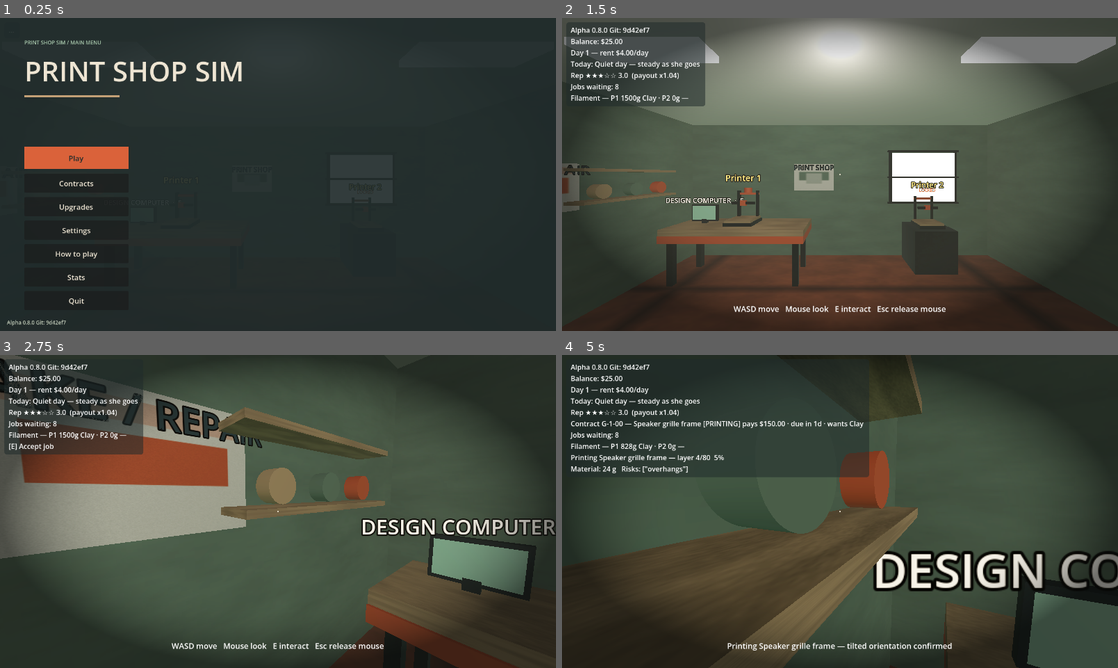
Above: before the commit, frames 1-4 (two rows, left to right).
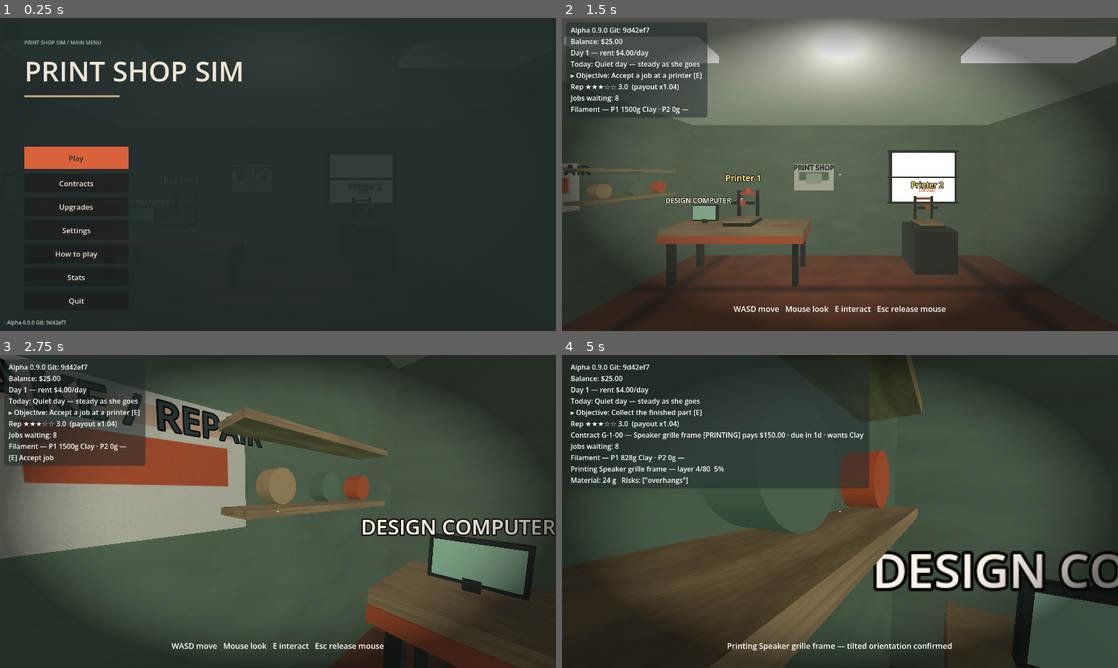
Above: after the commit, the same moments.

Repository: jiracipika/printshop-sim
Game: Godot game, scene res://scenes/Main.tscn
Two runs of this game, one before a commit and one after it. Both use one fixed random seed, a clock stepped at 60 frames per second and the inputs below.
Inputs (mouse positions are in pixels of both pictures, inside the frame that each line leads up to):
- Up to frame 1 (0.25 s): no input
- Up to frame 2 (1.5 s): click "Play" at 0.5 s; tap Enter at 1.25 s; move the mouse to (962, 158) at 1.27 s; hold D (move_right) from 1.28 s (still down); tap E (interact) at 1.35 s; click (962, 158) at 1.42 s
- Up to frame 3 (2.75 s): tap Space at 2 s; move the mouse to (250, 511) at 2.02 s; release D (move_right) at 2.03 s; hold W (move_forward) from 2.03 s (still down); tap E (interact) at 2.1 s
- Up to frame 4 (5 s): keep holding W (move_forward); move the mouse to (851, 505) at 2.77 s; tap 1 at 2.85 s; tap E (interact) at 3.05, 3.8, 4.55 s; tap Enter at 3.5 s; move the mouse to (834, 517) at 3.52 s; tap 2 at 3.6 s; click (834, 517) at 3.67 s; tap Space at 4.25 s; move the mouse to (878, 514) at 4.27 s; tap 3 at 4.35 s

The runs differ from the first frame. In frame 1, less than 0.1% of the frame differs, in the area x 4-6%, y 96-98%; in frame 2, 1.2%; in frame 3, 1.8%; in frame 4, 3.0%, in the area x 1-56%, y 3-43%.

Commit message:
feat: guided first-run objectives + reset shop (v0.9.0)
- Seven-step onboarding chain (accept, print, collect, deliver, load a spool,
  print a prototype, 4-star reputation) tracked from the real loop event
  points, shown as an HUD objective line, persisted, retired when complete.
- Settings: two-press 'Reset shop (new game)' (arm, confirm, wipe + reload;
  disarmed by leaving settings).
- Play-flow fix from the guide tests: collecting a part (contract or
  prototype) frees the printer immediately (reset to IDLE), and pack grading
  reads a grade_snapshot captured at collect time instead of live sim fields.
- New guide_test.gd (21 checks); all 24 suites green, 973 checks.

Diff:
--- a/scripts/Main.gd
+++ b/scripts/Main.gd
@@ -38,6 +38,21 @@
 ## Today's shop event (v0.7.0) — deterministic per day, refreshed on rollover.
 var today_event: Dictionary = Events.QUIET.duplicate(true)
 var _crate_label: Label3D
+## First-run objectives (v0.9.0): order-agnostic completion flags; the HUD
+## shows the first unfinished step until everything is done (persisted).
+var guide_flags := {"accepted": false, "printed": false, "collected": false,
+	"delivered": false, "loaded": false, "prototype": false, "stars": false}
+var guide_done := false
+
+const GUIDE_TEXT := {
+	"accepted": "Accept a job at a printer [E]",
+	"printed": "Confirm an orientation to start the print [E]",
+	"collected": "Collect the finished part [E]",
+	"delivered": "Deliver it at the packing table [E]",
+	"loaded": "Low on filament? Buy a spool at the crate and load it [E]",
+	"prototype": "Print a prototype at the design computer",
+	"stars": "Grow the shop to a 4-star reputation",
+}
 
 ## --- machines (v0.3.0): true parallel printing -------------------------------
 ## One entry per printer: {idx, sim, contract, day, orient, orient_pending,
@@ -281,6 +296,19 @@
 	_apply_quality()
 	_refresh_event()
 
+## Reset the shop: clear the save and reload. Two-press confirm lives in the
+## Settings button (MainMenu feeds this).
+var _reset_armed := false
+
+func request_reset_shop() -> void:
+	if not _reset_armed:
+		_reset_armed = true
+		main_menu.arm_reset_button()
+		_set_prompt("This wipes balance, upgrades and progress — press again to confirm")
+		return
+	BrowserSave.clear()
+	get_tree().reload_current_scene()
+
 ## Quality settings (v0.4.0): directional shadows can be turned off for weak
 ## devices; persists in the save like the rest of the settings.
 func _apply_quality() -> void:
@@ -337,6 +365,12 @@
 			var col = payload.spool_colors[i]
 			if col is String and (col == "" or col in Contract.VALID_COLORS):
 				machines[i]["color"] = col
+	if payload.has("guide_flags") and typeof(payload.guide_flags) == TYPE_DICTIONARY:
+		for key in guide_flags.keys():
+			if payload.guide_flags.has(key):
+				guide_flags[key] = bool(payload.guide_flags[key])
+	if payload.has("guide_done"):
+		guide_done = bool(payload.guide_done)
 
 func apply_setting(key: String, value, persist := true) -> void:
 	settings[key] = value
@@ -360,6 +394,8 @@
 			"stats": stats,
 			"filament": [int(_machine(0).get("filament_g")), int(_machine(1).get("filament_g"))],
 			"spool_colors": [str(_machine(0).get("color")), str(_machine(1).get("color"))],
+			"guide_flags": guide_flags.duplicate(),
+			"guide_done": guide_done,
 		})
 	var ok: bool = load("res://scripts/BrowserSave.gd").save_payload(payload)
 	save_status_line = "%s at %s" % ["saved ok" if ok else "save FAILED",
@@ -559,6 +595,28 @@
 	job_board.add_to_group("job_board")
 	add_child(job_board)
 	_apply_daylight()
+
+## Mark one onboarding objective done; guide_done flips when all are.
+func _guide(flag: String) -> void:
+	if guide_done or guide_flags.get(flag, true):
+		return
+	guide_flags[flag] = true
+	if flag == "stars" or (_guide_all_done()):
+		guide_done = true
+		_save_game()
+
+func _guide_all_done() -> bool:
+	for done in guide_flags.values():
+		if not bool(done):
+			return false
+	return true
+
+func _guide_current() -> String:
+	for key in ["accepted", "printed", "collected", "delivered", "loaded",
+			"prototype", "stars"]:
+		if not bool(guide_flags.get(key, false)):
+			return str(GUIDE_TEXT.get(key, ""))
+	return ""
 
 ## Recompute today's event and anything that displays it (crate price tag).
 func _refresh_event() -> void:
@@ -1183,6 +1241,8 @@
 		main_menu.show_settings(settings))
 	main_menu.settings_changed.connect(_on_menu_setting)
 	main_menu.stats_pressed.connect(_on_menu_stats)
+	main_menu.reset_requested.connect(request_reset_shop)
+	main_menu.reset_disarmed.connect(func() -> void: _reset_armed = false)
 	main_menu.open_menu()
 	design_studio = load("res://scripts/DesignStudio.gd").new()
 	design_studio.close_requested.connect(_close_design_studio)
@@ -1486,6 +1546,7 @@
 	held = null
 	m["filament_g"] = int(m.get("filament_g")) + SPOOL_G
 	m["color"] = loaded_color
+	_guide("loaded")
 	sfx.play("place")
 	_set_prompt("Printer %d loaded — %dg of %s filament" % [idx + 1, int(m.get("filament_g")), loaded_color])
 
@@ -1604,6 +1665,20 @@
 	part.global_position = origin + Vector3(0, 0.28, 0)
 	_attach_to_hand(part)
 	m["part"] = part
+	# Snapshot the finished print for grading, then ready the printer (the
+	# bed is empty again; the part carries the result to the packing table).
+	m["grade_snapshot"] = {
+		"final_layer": sim.layers_done,
+		"total_layers": sim.layers_total,
+		"risks": {
+			"support_need": sim.support_need,
+			"adhesion_risk": sim.adhesion_risk,
+			"stability_risk": sim.stability_risk,
+		},
+	}
+	if sim.state == PrintSim.State.DONE_OK:
+		sim.reset()
+	_guide("collected")
 	sfx.play("grab")
 	_set_prompt("%s printed — take it to the packing table" % c.model_name)
 	return true
@@ -1680,15 +1755,11 @@
 	var c: Contract = m.get("contract")
 	if c == null or c.state != Contract.State.INSPECTION:
 		return false
-	var s: PrintSim = m.get("sim")
+	var snap: Dictionary = m.get("grade_snapshot", {})
 	var result := packing_station.try_pack(c, {
-		"final_layer": s.layers_done,
-		"total_layers": s.layers_total,
-		"risks": {
-			"support_need": s.support_need,
-			"adhesion_risk": s.adhesion_risk,
-			"stability_risk": s.stability_risk,
-		},
+		"final_layer": int(snap.get("final_layer", 0)),
+		"total_layers": int(snap.get("total_layers", 0)),
+		"risks": snap.get("risks", {}),
 	})
 	if not result.get("packed", false):
 		if result.get("grade", "") == "F":
@@ -1723,6 +1794,9 @@
 		_rep_event(0.2)
 	stats.delivered += 1
 	stats.earned_cents += payout
+	_guide("delivered")
+	if reputation >= 4.0:
+		_guide("stars")
 	_save_game()
 	sfx.play("cash")
 	if late:
@@ -1866,6 +1940,7 @@
 	m["orient_pending"] = false
 	var s: PrintSim = m.get("sim")
 	s.start_job(c.id, c.model_name, c.layers)
+	_guide("printed")
 	sfx.play("beep")
 	_set_prompt("Printing %s — %s orientation confirmed" % [c.model_name, _orientation_name_for(idx)])
 
@@ -1923,6 +1998,7 @@
 		return
 	m["contract"] = job
 	m["day"] = day_cycle.day
+	_guide("accepted")
 	m["orient"] = 0
 	m["orient_pending"] = false
 	sfx.play("click")
@@ -2171,6 +2247,7 @@
 	sim.speed_multiplier = speed
 	var layers := clampi(ceili(float(d.height_mm) / float(d.layer_mm)), 20, 800)
 	sim.start_job("PROTO-%d" % Time.get_ticks_msec(), d.name, layers)
+	_guide("prototype")
 	_save_game()
 	design_studio.show_feedback("Prototype started on Printer %d. It is paid from your filament balance." % (idx + 1))
 	_close_design_studio()
@@ -2187,6 +2264,8 @@
 		lines.append("Balance: $%s" % _cents_str(ledger.balance()))
 	lines.append("Day %d — rent $%s/day" % [day_cycle.day, _cents_str(RENT_CENTS)])
 	lines.append("Today: %s" % today_event.name)
+	if not guide_done:
+		lines.append("▸ Objective: %s" % _guide_current())
 	if rent_debt_cents > 0:
 		lines.append("Unpaid rent: $%s" % _cents_str(rent_debt_cents))
 	var stars := ""
--- a/scripts/MainMenu.gd
+++ b/scripts/MainMenu.gd
@@ -19,6 +19,8 @@
 signal upgrade_buy_pressed(id: String)
 signal settings_pressed
 signal stats_pressed
+signal reset_requested
+signal reset_disarmed
 signal settings_changed(key: String, value)
 
 ## Test-only: simulate a web export (hides Quit exactly like the real gate).
@@ -59,6 +61,7 @@
 
 func open_menu() -> void:
 	visible = true
+	disarm_reset_button()
 	for panel in [_contracts_panel, _upgrades_panel, _settings_panel, _howto_panel, _stats_panel]:
 		if panel != null:
 			panel.visible = false
@@ -529,6 +532,14 @@
 			settings_changed.emit("shadows", on))
 	sv.add_child(shadows)
 
+	var reset := Button.new()
+	reset.name = "ResetButton"
+	reset.text = "Reset shop (new game)"
+	reset.add_theme_color_override("font_color", COLOR_TERRA)
+	reset.add_theme_font_size_override("font_size", 15)
+	reset.pressed.connect(func() -> void: reset_requested.emit())
+	sv.add_child(reset)
+
 	sv.add_child(_make_back_button(func() -> void:
 		_settings_panel.visible = false
 		_settings_open = false
@@ -560,6 +571,18 @@
 static func slider_name_to_key(slider_name: String) -> String:
 	return "mouse_sens_scale" if slider_name == "SensSlider" else "sfx_volume"
 
+## Second-press confirm state for the reset button.
+func arm_reset_button() -> void:
+	var reset: Button = _settings_panel.get_node("Sheet/SheetBox/ResetButton")
+	reset.text = "Really reset? Press again"
+
+## Leaving settings (or any re-show) cancels the armed reset.
+func disarm_reset_button() -> void:
+	var reset: Button = _settings_panel.get_node_or_null("Sheet/SheetBox/ResetButton")
+	if reset != null:
+		reset.text = "Reset shop (new game)"
+	reset_disarmed.emit()
+
 ## Push current settings into the sliders without re-emitting signals.
 func show_settings(current: Dictionary) -> void:
 	_settings_applying = true
@@ -729,6 +752,7 @@
 	return back
 
 func _show_panel(panel: Control) -> void:
+	disarm_reset_button()
 	for p in [_contracts_panel, _upgrades_panel, _settings_panel, _howto_panel, _stats_panel]:
 		if p != null:
 			p.visible = p == panel
--- a/scripts/SaveSystem.gd
+++ b/scripts/SaveSystem.gd
@@ -20,6 +20,7 @@
 ##     "stats": Dictionary of non-negative int counters (optional),
 ##     "filament": Array[int] grams per machine (optional),
 ##     "spool_colors": Array[String] per machine (optional),
+##     "guide_done"/"guide_flags": onboarding progress (optional),
 ##   }
 ##
 ## Optional keys are additive: payloads without them stay valid (older saves
@@ -97,6 +98,8 @@
 		return {}
 	if not _spool_colors_valid(p):
 		return {}
+	if not _guide_valid(p):
+		return {}
 
 	var out: Dictionary = p.duplicate(true)
 	out["version"] = int(p["version"])
@@ -180,6 +183,19 @@
 	return true
 
 
+## Optional guide keys: "guide_done" bool, "guide_flags" dict of bools.
+static func _guide_valid(p: Dictionary) -> bool:
+	if p.has("guide_done") and not (p["guide_done"] is bool):
+		return false
+	if p.has("guide_flags"):
+		if typeof(p["guide_flags"]) != TYPE_DICTIONARY:
+			return false
+		for v in p["guide_flags"].values():
+			if not (v is bool):
+				return false
+	return true
+
+
 ## Optional "spool_colors" key: array of known color names (or "").
 static func _spool_colors_valid(p: Dictionary) -> bool:
 	if not p.has("spool_colors"):
--- a/scripts/Version.gd
+++ b/scripts/Version.gd
@@ -2,7 +2,7 @@
 
 # Autoload: build/version identification so we always know what's deployed.
 
-const VERSION := "0.8.0"
+const VERSION := "0.9.0"
 const GIT_SHA := "9d42ef7"  # stamped by tools/build_web.sh at export time
 
 func label() -> String:
--- a/tests/color_test.gd
+++ b/tests/color_test.gd
@@ -144,9 +144,9 @@
 			s0.tick(1.0)
 		main._try_interact()  # collect
 		main._player.global_position = Vector3(2.0, 0.3, 0.9)
-		var grade := QualityCheck.grade(c, s0.layers_done, s0.layers_total,
-			{"support_need": s0.support_need, "adhesion_risk": s0.adhesion_risk,
-			"stability_risk": s0.stability_risk})
+		var snap: Dictionary = main._machine(0).get("grade_snapshot", {})
+		var grade := QualityCheck.grade(c, int(snap.get("final_layer", 0)),
+			int(snap.get("total_layers", 0)), snap.get("risks", {}))
 		var eff: String = main._cap_grade_for_color(grade, c, main._machine(0))
 		var expected: int = roundi(roundi(roundi(c.payout_cents
 			* QualityCheck.quality_multiplier(eff)) * main.reputation_multiplier())
--- a/tests/day_test.gd
+++ b/tests/day_test.gd
@@ -132,11 +132,9 @@
 	var bal0: int = ledger.balance()
 	var rep0: float = main.reputation_multiplier()  # pack bumps rep after paying
 	main._try_pack_held()
-	var grade: String = QualityCheck.grade(c, main.sim.layers_done, main.sim.layers_total, {
-		"support_need": main.sim.support_need,
-		"adhesion_risk": main.sim.adhesion_risk,
-		"stability_risk": main.sim.stability_risk,
-	})
+	var snap: Dictionary = main._machine(0).get("grade_snapshot", {})
+	var grade: String = QualityCheck.grade(c, int(snap.get("final_layer", 0)),
+		int(snap.get("total_layers", 0)), snap.get("risks", {}))
 	var full: int = roundi(roundi(c.payout_cents
 		* QualityCheck.quality_multiplier(main._cap_grade_for_color(grade, c, main._machine(0)))) * rep0)
 	_ok(ledger.balance() == bal0 + full, "on-time delivery pays rep-scaled grade payout")
@@ -156,9 +154,9 @@
 		main.sim.tick(1.0)
 	main._try_interact()
 	_ok(main._is_late() and not main._is_cancelled(), "deadline+1 is late but not cancelled")
-	var grade2: String = QualityCheck.grade(c2, main.sim.layers_done, main.sim.layers_total,
-		{"support_need": main.sim.support_need, "adhesion_risk": main.sim.adhesion_risk,
-		"stability_risk": main.sim.stability_risk})
+	var snap2: Dictionary = main._machine(0).get("grade_snapshot", {})
+	var grade2: String = QualityCheck.grade(c2, int(snap2.get("final_layer", 0)),
+		int(snap2.get("total_layers", 0)), snap2.get("risks", {}))
 	var bal1: int = ledger.balance()
 	var rep1: float = main.reputation_multiplier()
 	main._try_pack_held()
--- a/tests/economy_test.gd
+++ b/tests/economy_test.gd
@@ -147,12 +147,10 @@
 		"contract stays INSPECTION while the part is carried")
 	_ok(not ledger.has_paid(contract.id), "no payout on collect alone")
 	_ok(main._try_pack_held(), "packing table packs the carried part")
-	var grade_expected: String = QualityCheck.grade(contract, main.sim.layers_done,
-		main.sim.layers_total, {
-			"support_need": main.sim.support_need,
-			"adhesion_risk": main.sim.adhesion_risk,
-			"stability_risk": main.sim.stability_risk,
-		})
+	var snap: Dictionary = main._machine(0).get("grade_snapshot", {})
+	var grade_expected: String = QualityCheck.grade(contract,
+		int(snap.get("final_layer", 0)), int(snap.get("total_layers", 0)),
+		snap.get("risks", {}))
 	# Final payout: grade scale first, then reputation (rep 3.0 -> x1.04),
 	# matching Main's rounding order exactly.
 	var eff_grade: String = main._cap_grade_for_color(grade_expected, contract, main._machine(0))
--- /dev/null
+++ b/tests/guide_test.gd
@@ -0,0 +1,159 @@
+extends SceneTree
+
+## v0.9.0 — guided first-run objectives + reset shop. Run:
+##   timeout 90 godot --headless --path . -s tests/guide_test.gd
+
+var checks := 0
+var failures := 0
+
+
+func _ok(cond: bool, label: String) -> void:
+	checks += 1
+	if cond:
+		print("ok %d: %s" % [checks, label])
+	else:
+		failures += 1
+		printerr("FAIL %d: %s" % [checks, label])
+
+
+func _init() -> void:
+	root.ready.connect(_run)
+
+
+func _run() -> void:
+	BrowserSave.clear()
+	await _test_guide_chain()
+	await _test_reset()
+	_finish(1 if failures > 0 else 0)
+
+
+func _test_guide_chain() -> void:
+	var packed: PackedScene = load("res://scenes/Main.tscn")
+	var main = packed.instantiate()
+	root.add_child(main)
+	await physics_frame
+	await physics_frame
+	var ledger: Ledger = main.ledger
+	ledger.credit(30000, "test funds")
+	main.paused = false
+	main.captured = true
+	main.touch_controls.force_enabled = true
+	main.touch_controls.set_motion_enabled(true)
+
+	# Boot: nothing done, HUD shows the first objective.
+	main._update_hud()
+	_ok("▸ Objective: Accept a job at a printer" in main._status.text,
+		"first objective shows at boot")
+
+	# Real loop walk-through advances the chain.
+	main._player.global_position = Vector3(-1.8, 0.3, -1.0)
+	main._try_interact()
+	_ok(bool(main.guide_flags.accepted), "accepting marks the accept objective")
+	main._update_hud()
+	_ok("Confirm an orientation" in main._status.text, "HUD advances to the print objective")
+
+	for i in range(3):
+		main._machine(0)["orient"] = (int(main._machine(0)["orient"]) + 1) % 3
+		main._machine(0)["orient_pending"] = true
+	main._prep_on(0)
+	_ok(bool(main.guide_flags.printed), "confirming marks the print objective")
+	var s0: PrintSim = main._machine(0).get("sim")
+	while s0.is_running():
+		s0.tick(1.0)
+	main._try_interact()  # collect
+	_ok(bool(main.guide_flags.collected), "collecting marks the collect objective")
+	main._player.global_position = Vector3(2.0, 0.3, 0.9)
+	main._try_interact()  # deliver
+	_ok(bool(main.guide_flags.delivered), "delivering marks the deliver objective")
+
+	# Spool load + prototype objectives.
+	main._machine(0)["color"] = "Clay"
+	var spool: Grabbable = main._make_crate_spool("Clay")
+	main.add_child(spool)
+	spool.global_position = main._player.global_position + Vector3(0, 1.2, 0)
+	main._attach_to_hand(spool)
+	main._player.global_position = Vector3(-1.8, 0.3, -1.0)
+	main._try_interact()  # load
+	_ok(bool(main.guide_flags.loaded), "loading marks the spool objective")
+
+	main._machine(0)["filament_g"] = 5000
+	var design: Dictionary = DesignStudio.defaults()
+	var grams: int = DesignStudio.estimate_grams(DesignStudio.normalize(design))
+	main._on_design_test_print(design)
+	_ok(bool(main.guide_flags.prototype), "prototype marks the design objective")
+
+	# Stars objective completes the guide and persists.
+	main.reputation = 4.2
+	main._guide("stars")
+	_ok(main.guide_done, "all objectives done retires the guide")
+	main._save_game()
+	var payload: Dictionary = BrowserSave.load_payload()
+	_ok(bool(payload.guide_done), "guide completion persists")
+	_ok(not SaveSystem.validate(payload).is_empty(), "payload with guide keys validates")
+	var bad: Dictionary = payload.duplicate(true)
+	bad.guide_done = "yes"
+	_ok(SaveSystem.validate(bad).is_empty(), "non-bool guide_done rejects the payload")
+
+	var main2 = packed.instantiate()
+	root.add_child(main2)
+	await physics_frame
+	await physics_frame
+	_ok(main2.guide_done, "fresh Main restores the retired guide")
+	main2._update_hud()
+	_ok("▸ Objective" not in main2._status.text, "no objective line after the guide retires")
+	main2.queue_free()
+	await physics_frame
+
+	# A fresh shop without a save shows the guide again.
+	BrowserSave.clear()
+	var main3 = packed.instantiate()
+	root.add_child(main3)
+	await physics_frame
+	await physics_frame
+	_ok(not main3.guide_done and not bool(main3.guide_flags.accepted),
+		"new game starts with the guide active")
+	main3.queue_free()
+	await physics_frame
+	main.queue_free()
+	await physics_frame
+	BrowserSave.clear()
+
+
+func _test_reset() -> void:
+	var packed: PackedScene = load("res://scenes/Main.tscn")
+	var main = packed.instantiate()
+	root.add_child(main)
+	await physics_frame
+	await physics_frame
+	var ledger: Ledger = main.ledger
+
+	# Build some state, save it.
+	ledger.credit(5000, "test funds")
+	main._save_game()
+	_ok(not BrowserSave.load_payload().is_empty(), "save exists before reset")
+
+	# Two-press confirm: first press arms, does not wipe.
+	main.request_reset_shop()
+	_ok(not BrowserSave.load_payload().is_empty(), "first press only arms the reset")
+	var reset_btn: Button = main.main_menu.get_node("Root/SettingsPanel/Sheet/SheetBox/ResetButton")
+	_ok("Really reset" in reset_btn.text, "reset button shows the confirm state")
+
+	# Leaving settings disarms.
+	main.main_menu.disarm_reset_button()
+	_ok("Reset shop (new game)" in reset_btn.text, "disarm restores the button label")
+	main.request_reset_shop()
+	_ok(not BrowserSave.load_payload().is_empty(), "disarmed press does not wipe")
+
+	# Second armed press wipes the save.
+	main.request_reset_shop()
+	_ok(BrowserSave.load_payload().is_empty(), "confirmed reset wipes the save")
+
+	main.queue_free()
+	await physics_frame
+	BrowserSave.clear()
+
+
+func _finish(code: int) -> void:
+	print("---")
+	print("checks=%d failures=%d" % [checks, failures])
+	quit(code)
Not shown, added: tests/guide_test.gd.uid
Not shown, changed: docs/HANDOFF.md
